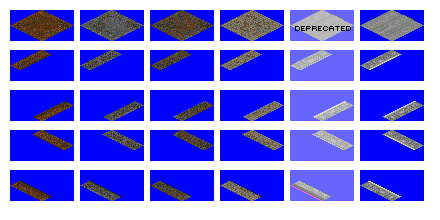
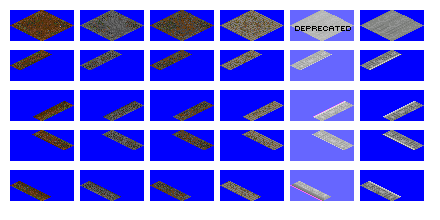
Layered file, before and after one edit (440 x 220). Changes by layer:
painted on "Layer 6" over [12, 13, 72, 200]
